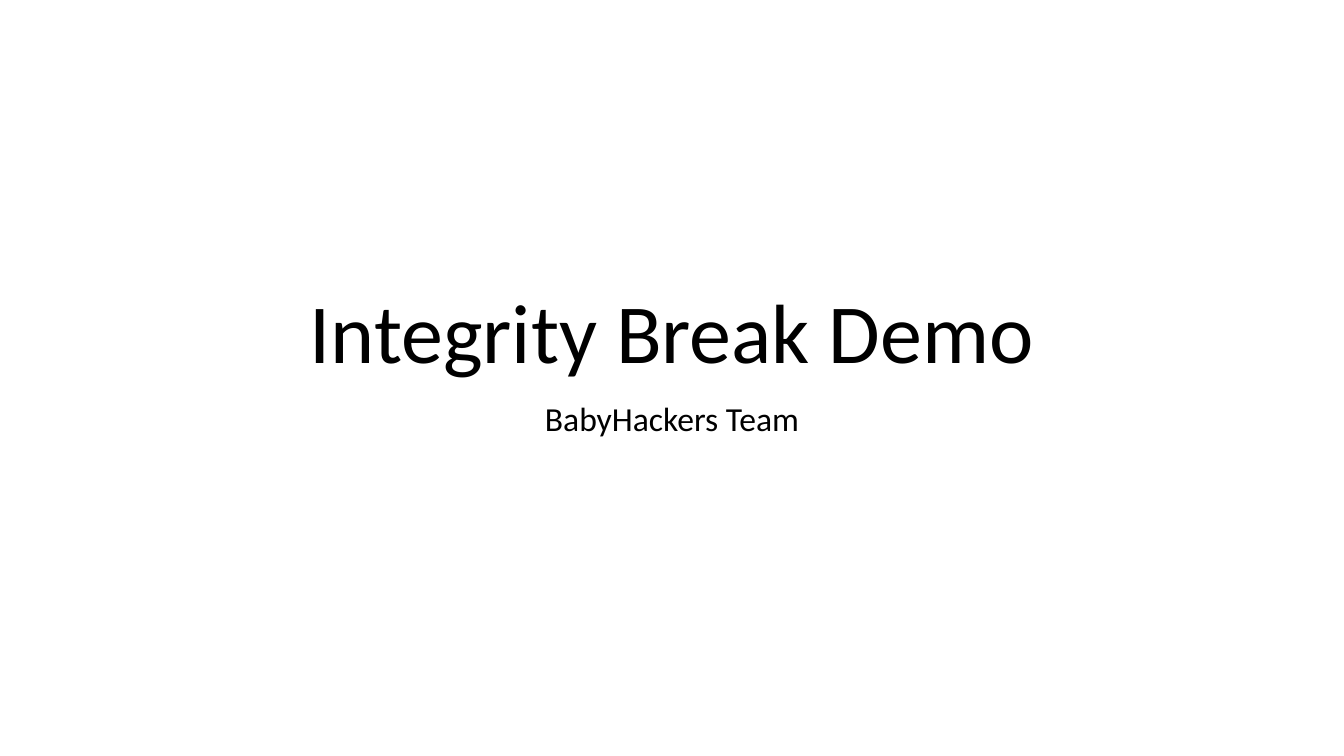
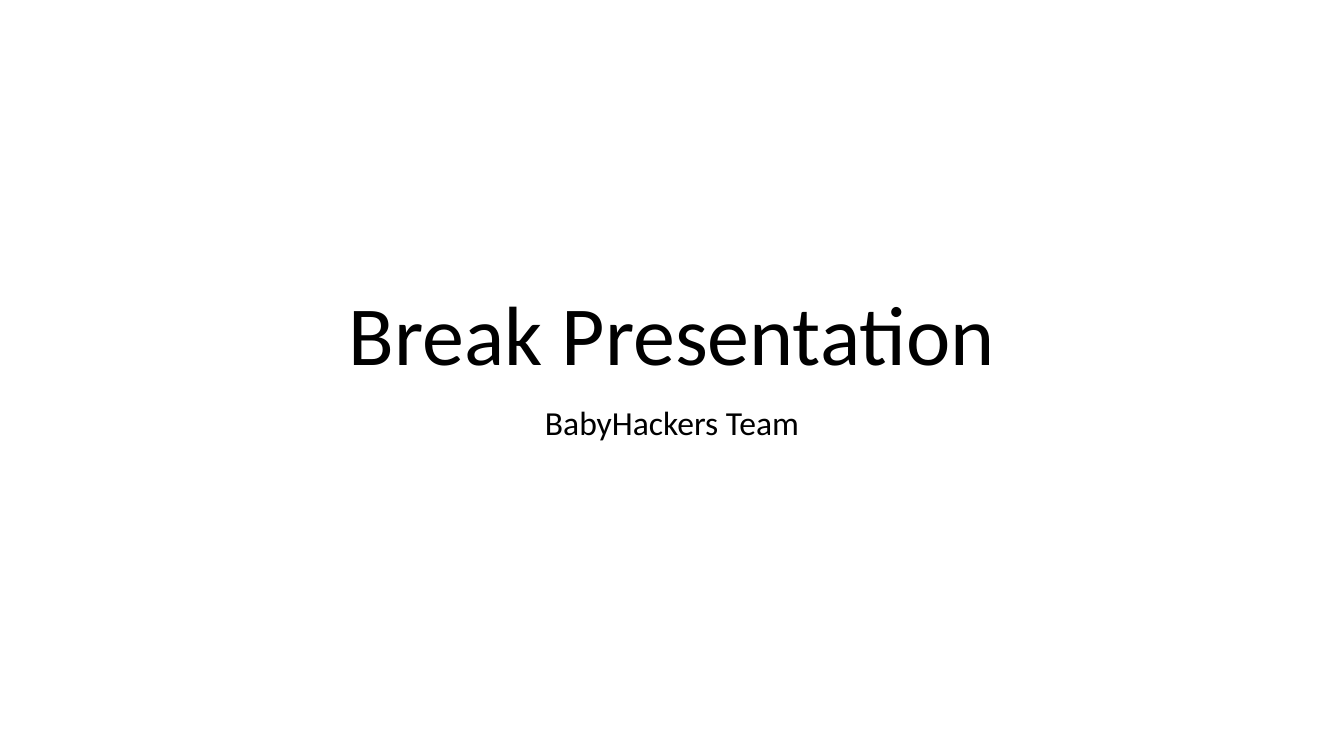
Before and after one commit to BurhanOtour/atm-secure, a slide deck: slide 1 of docs/BiBiFi-break-presentation.pptx. Drawn at 1344x756 pixels with LibreOffice and Linux fonts; fonts in the diff are those of the drawing. Boxes give left, top, right and bottom in pixels: in the first picture for what was removed or moved away, otherwise in the second. Text is boxed around its words. In the diff, an @@ line names an element or a change of style, - is before the commit and + after.

```diff
--- a/docs/BiBiFi-break-presentation.pptx
+++ b/docs/BiBiFi-break-presentation.pptx
@@ text at bbox=[349, 306, 995, 366]: text changed @@
-Integrity Break Demo
+Break Presentation
@@ text "BabyHackers Team" at bbox=[545, 411, 799, 441]: line spacing 0.9 to 1 @@
```
Also in this commit, not shown: 3 other slides changed.
